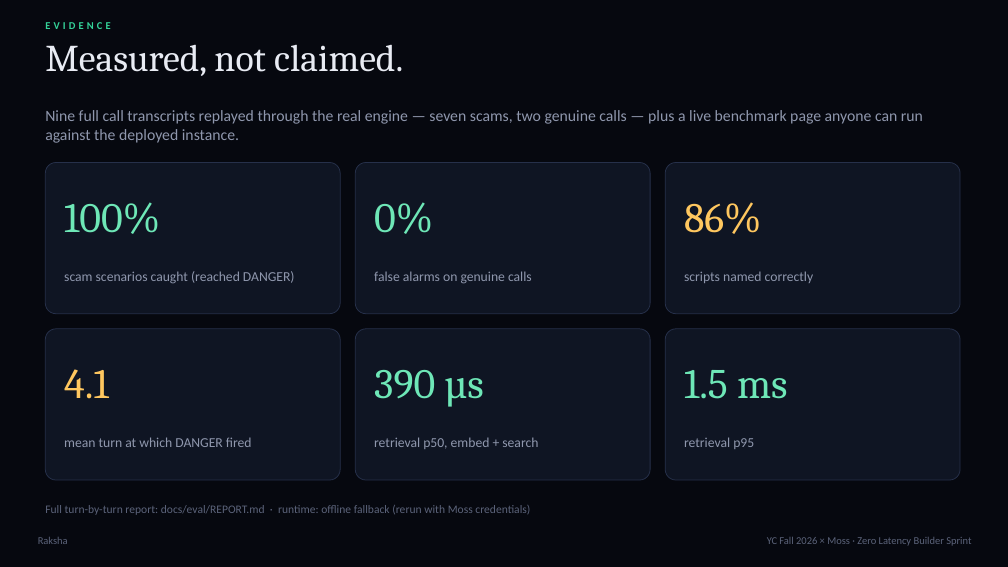
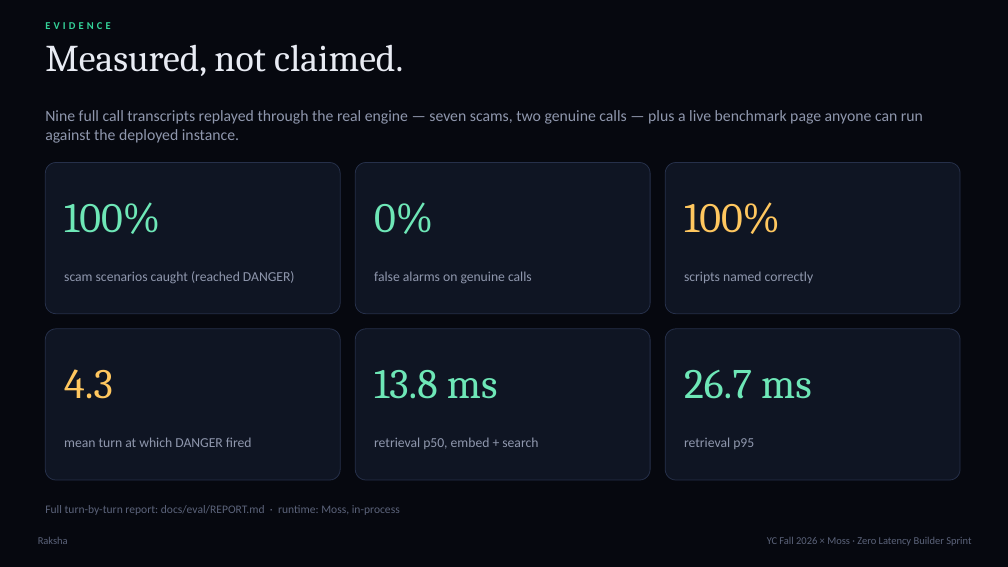
Before and after one commit to shi1720/YC-Fall-2026-x-Moss, a slide deck: slide 10 of docs/deck/Raksha-Pitch.pptx. Drawn at 1008x567 pixels with LibreOffice and Linux fonts; fonts in the diff are those of the drawing. Boxes give left, top, right and bottom in pixels: in the first picture for what was removed or moved away, otherwise in the second. Text is boxed around its words. In the diff, an @@ line names an element or a change of style, - is before the commit and + after.

```diff
--- a/docs/deck/Raksha-Pitch.pptx
+++ b/docs/deck/Raksha-Pitch.pptx
@@ text at (684,202,780,234): text changed @@
-86%
+100%
@@ text at (64,369,113,399): text changed @@
-4.1
+4.3
@@ text at (374,370,498,399): text changed @@
-390 µs
+13.8 ms
@@ text at (684,370,812,399): text changed @@
-1.5 ms
+26.7 ms
@@ text at (45,505,400,515): text changed @@
-Full turn-by-turn report: docs/eval/REPORT.md · runtime: offline fallback (rerun with Moss credentials)
+Full turn-by-turn report: docs/eval/REPORT.md · runtime: Moss, in-process
```
Also in this commit, not shown: 6 other slides changed, 32 other files.
